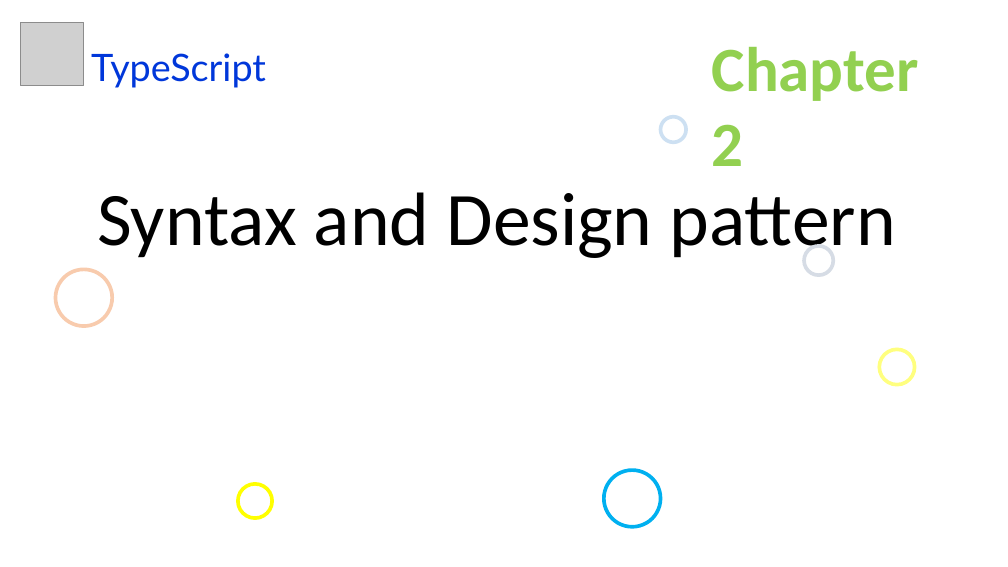
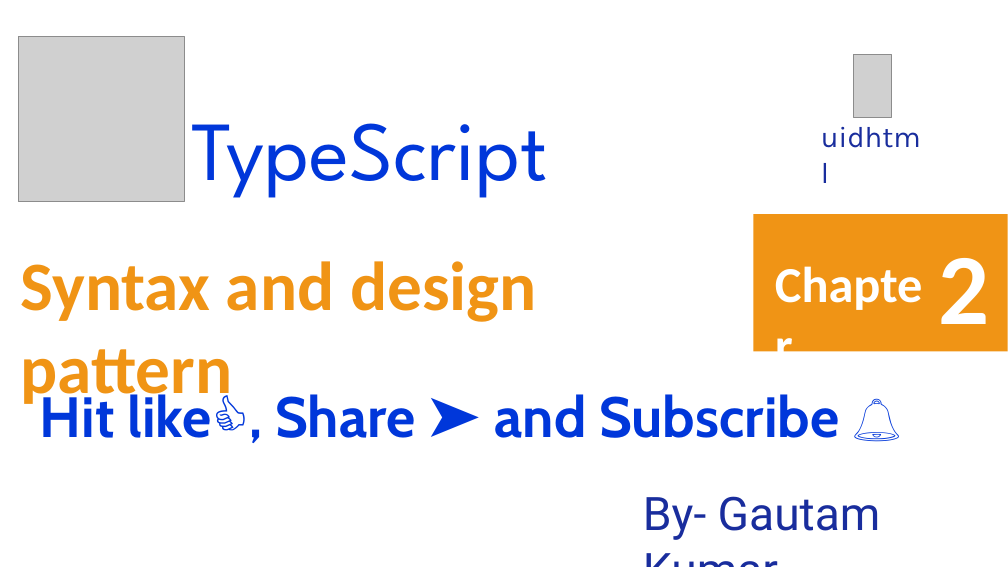
Before and after one commit to uidhtml/typescript-tutorials, a slide deck: slide 7 of typescript-tutorials.pptx. Drawn at 1008x567 pixels with LibreOffice and Linux fonts; fonts in the diff are those of the drawing; grey boxes stand for pictures; background and template pictures are left out. Boxes give left, top, right and bottom in pixels: in the first picture for what was removed or moved away, otherwise in the second. Text is boxed around its words. In the diff, an @@ line names an element or a change of style, - is before the commit and + after.

Commit message:
Added chapter 7

```diff
--- a/typescript-tutorials.pptx
+++ b/typescript-tutorials.pptx
@@ ellipse added at box(789, 23, 955, 188), fill #FFFFFF @@
@@ picture: place and size @@
-picture at box(20, 22, 84, 85)
+picture at box(18, 36, 184, 202)
@@ picture added at box(854, 54, 892, 118) @@
@@ text "TypeScript": place and size @@
-text "TypeScript" at box(91, 53, 266, 88)
+text "TypeScript" at box(191, 123, 547, 198)
@@ text "TypeScript" at box(191, 123, 547, 198): size 36 to 80 pt, font Lato to League Spartan @@
@@ ellipse removed at box(661, 116, 687, 142) @@
@@ text added at box(814, 115, 932, 158), 28 pt, text #192D9D @@
+uidhtml
@@ rectangle added at box(753, 214, 1008, 352), fill #F09415 @@
@@ text at box(21, 261, 537, 411): text changed; size 72 to 66 pt; text colour #000000 to #F09415; bold on @@
-Syntax and Design pattern
+Syntax and design pattern
@@ ellipse removed at box(55, 269, 112, 326) @@
@@ text added at box(768, 249, 939, 318), 48 pt, text #FFFFFF, bold @@
+Chapter
@@ ellipse removed at box(805, 246, 834, 275) @@
@@ text at box(939, 258, 990, 324): text changed; size 60 to 96 pt; text colour #92D050 to #FFFFFF @@
-Chapter 2
+2
@@ ellipse removed at box(879, 349, 915, 385) @@
@@ text added at box(40, 389, 839, 438), 54 pt, text #0037DA, bold @@
+Hit like👍, Share ➤ and Subscribe 🔔
@@ ellipse removed at box(604, 470, 661, 527) @@
@@ ellipse removed at box(238, 484, 272, 518) @@
@@ text added at box(643, 496, 881, 540), 44 pt, text #192D9D @@
+By- Gautam Kumar
```
Also in this commit, not shown: 13 other slides changed, 3 slides added, 3 slides removed, 1 other file.
